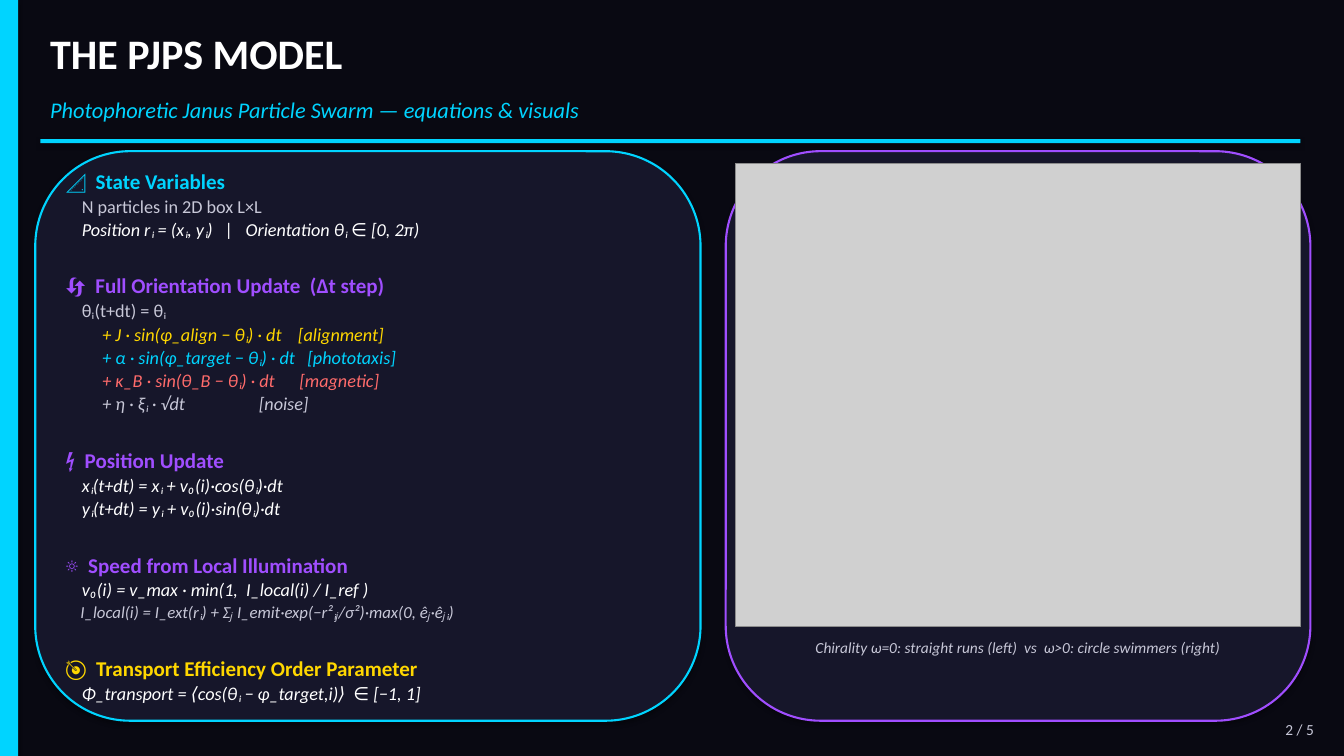
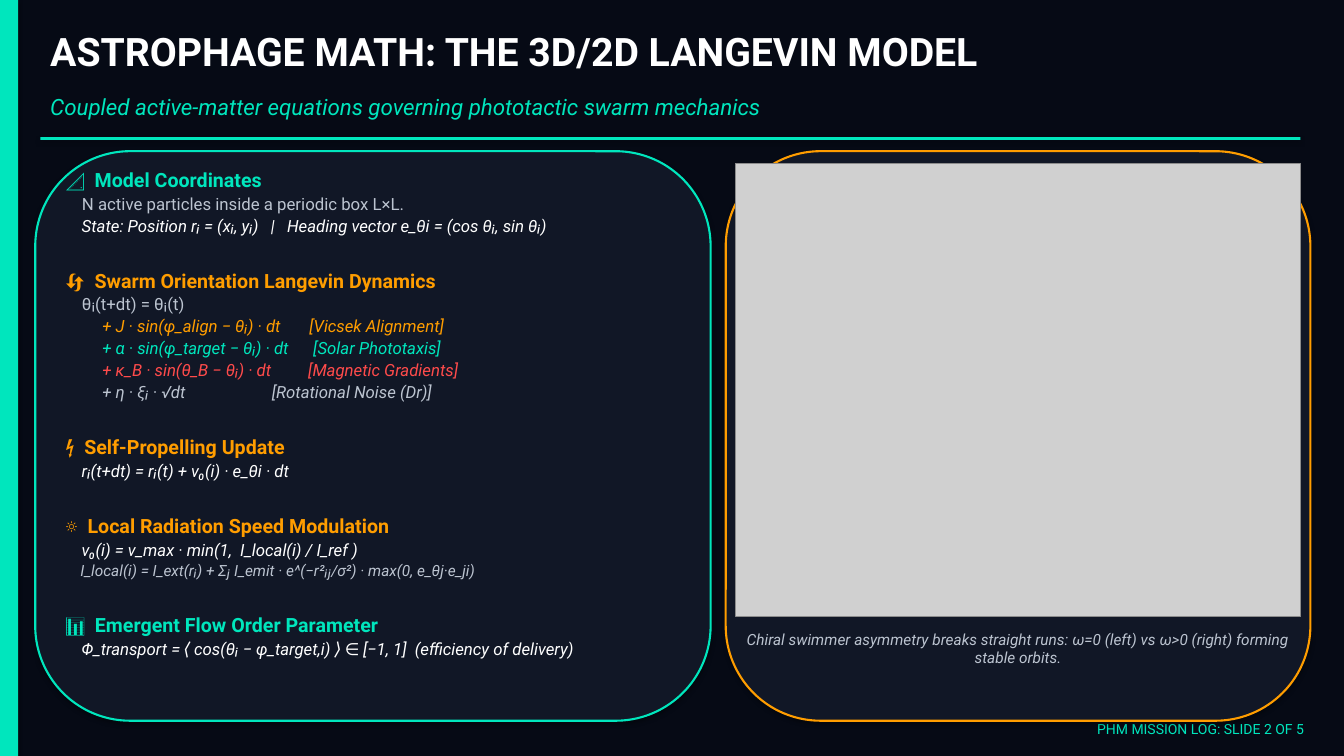
Before and after one commit to prs-016/active-matter-microbialspacesims, a slide deck: slide 2 of janus_presentation.pptx. Drawn at 1344x756 pixels with LibreOffice and Linux fonts; fonts in the diff are those of the drawing; grey boxes stand for pictures. Boxes give left, top, right and bottom in pixels: in the first picture for what was removed or moved away, otherwise in the second. Text is boxed around its words. In the diff, an @@ line names an element or a change of style, - is before the commit and + after.

```diff
--- a/janus_presentation.pptx
+++ b/janus_presentation.pptx
@@ background #090912 to #060A15 @@
@@ rectangle at (0, 0, 18, 756): fill #00D4FF to #00E6BD @@
@@ text at (50, 37, 977, 69): text changed; size 30 to 28 pt; font Calibri to Roboto @@
-THE PJPS MODEL
+ASTROPHAGE MATH: THE 3D/2D LANGEVIN MODEL
@@ text at (50, 98, 760, 120): text changed; font Calibri to Roboto; text colour #00D4FF to #00E6BD @@
-Photophoretic Janus Particle Swarm — equations & visuals
+Coupled active-matter equations governing phototactic swarm mechanics
@@ rectangle at (40, 137, 1301, 140): fill #00D4FF to #00E6BD @@
@@ rounded rectangle: place and size @@
-rounded rectangle at (35, 151, 701, 721)
+rounded rectangle at (35, 151, 711, 721)
@@ rounded rectangle at (35, 151, 711, 721): fill #16162A to #111726; outline #00D4FF 1.5 pt to #00E6BD 1.5 pt @@
@@ text at (82, 172, 546, 537): text changed; size 13 to 12 pt; font Calibri to Roboto; text colour #FFFFFF to #FF9D00 @@
-📐 State Variables
-N particles in 2D box L×L
-Position rᵢ = (xᵢ, yᵢ) | Orientation θᵢ ∈ [0, 2π)
-🔄 Full Orientation Update (Δt step)
-θᵢ(t+dt) = θᵢ
-+ J · sin(φ_align − θᵢ) · dt [alignment]
-+ α · sin(φ_target − θᵢ) · dt [phototaxis]
-+ κ_B · sin(θ_B − θᵢ) · dt [magnetic]
-+ η · ξᵢ · √dt [noise]
-⚡ Position Update
-xᵢ(t+dt) = xᵢ + v₀(i)·cos(θᵢ)·dt
-yᵢ(t+dt) = yᵢ + v₀(i)·sin(θᵢ)·dt
-🔆 Speed from Local Illumination
+📐 Model Coordinates
+N active particles inside a periodic box L×L.
+State: Position rᵢ = (xᵢ, yᵢ) | Heading vector e_θi = (cos θᵢ, sin θᵢ)
+🔄 Swarm Orientation Langevin Dynamics
+θᵢ(t+dt) = θᵢ(t)
++ J · sin(φ_align − θᵢ) · dt [Vicsek Alignment]
++ α · sin(φ_target − θᵢ) · dt [Solar Phototaxis]
++ κ_B · sin(θ_B − θᵢ) · dt [Magnetic Gradients]
++ η · ξᵢ · √dt [Rotational Noise (Dr)]
+⚡ Self-Propelling Update
+rᵢ(t+dt) = rᵢ(t) + v₀(i) · e_θi · dt
+🔆 Local Radiation Speed Modulation
@@ rounded rectangle at (726, 151, 1311, 721): fill #16162A to #111726; outline #A04EFF 1.5 pt to #FF9D00 1.5 pt @@
@@ picture: place and size @@
-picture at (736, 163, 1301, 627)
+picture at (736, 163, 1301, 617)
@@ text at (80, 564, 573, 659): text changed; font Calibri to Roboto; text colour #C8C8D8 to #FFFFFF @@
-I_local(i) = I_ext(rᵢ) + Σⱼ I_emit·exp(−r²ᵢⱼ/σ²)·max(0, êⱼ·êⱼᵢ)
-🎯 Transport Efficiency Order Parameter
-Φ_transport = ⟨cos(θᵢ − φ_target,i)⟩ ∈ [−1, 1]
+I_local(i) = I_ext(rᵢ) + Σⱼ I_emit · e^(−r²ᵢⱼ/σ²) · max(0, e_θj·e_ji)
+📊 Emergent Flow Order Parameter
+Φ_transport = ⟨ cos(θᵢ − φ_target,i) ⟩ ∈ [−1, 1] (efficiency of delivery)
@@ text at (82, 542, 348, 560): size 13 to 12 pt, font Calibri to Roboto in "v₀(i) = v_max · min(1, I_local(i) / ..." @@
@@ text at (747, 633, 1288, 663): text changed; font Calibri to Roboto; text colour #C8C8D8 to #BCC4D0 @@
-Chirality ω=0: straight runs (left) vs ω>0: circle swimmers (right)
+Chiral swimmer asymmetry breaks straight runs: ω=0 (left) vs ω>0 (right) forming stable orbits.
@@ text at (1097, 721, 1304, 734): text changed; size 11 to 10 pt; font Calibri to Roboto; text colour #C8C8D8 to #00E6BD @@
-2 / 5
+PHM MISSION LOG: SLIDE 2 OF 5
```
Also in this commit, not shown: 3 other slides changed, 1 slide added, 1 slide removed, 2 other files.
